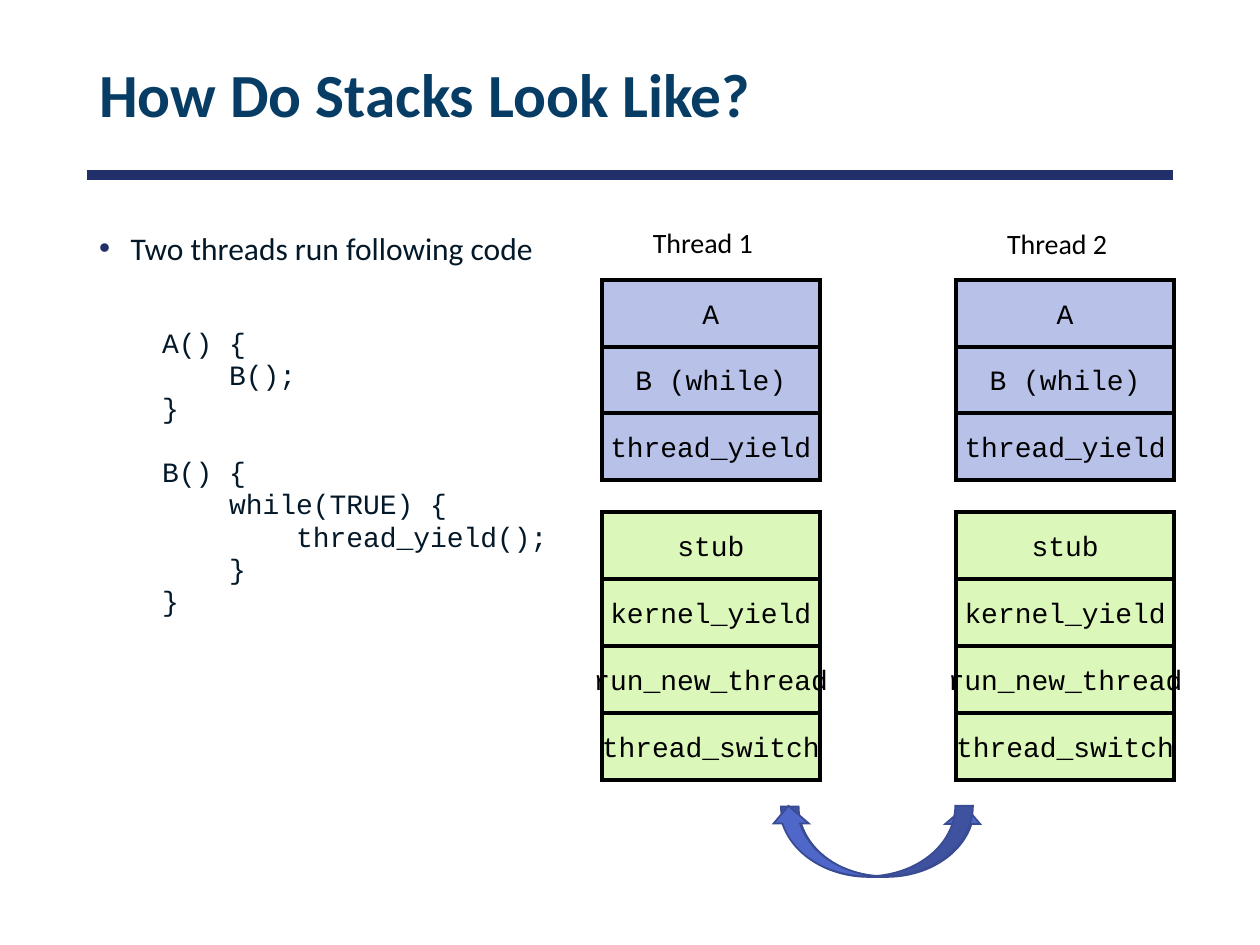
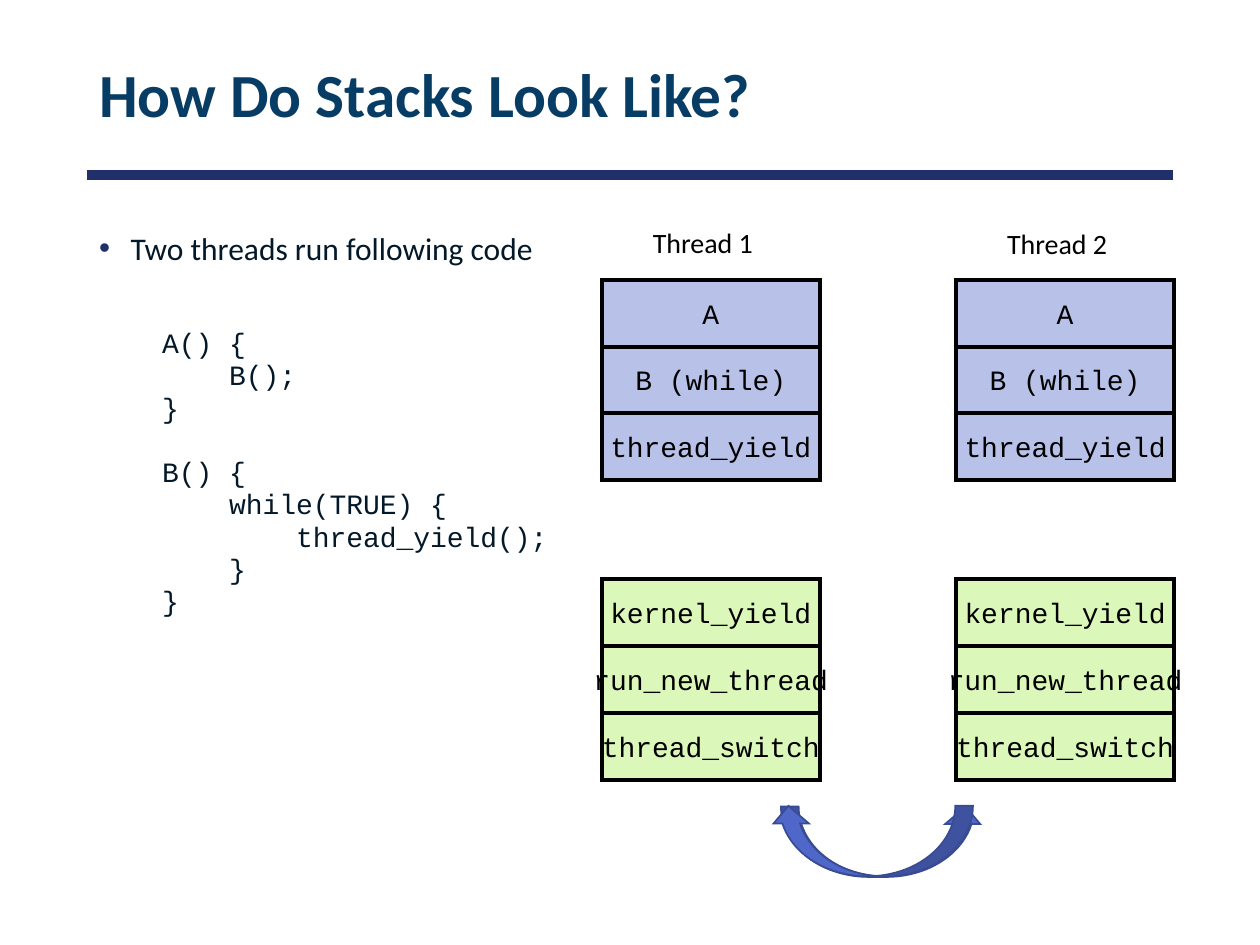
Before and after one commit to smajidzahedi/ECE350, a slide deck: slide 12 of Lectures/03-multithreaded.pptx (slide 11 before the commit). Drawn at 1260x945 pixels with LibreOffice and Linux fonts; fonts in the diff are those of the drawing. Boxes give left, top, right and bottom in pixels: in the first picture for what was removed or moved away, otherwise in the second. Text is boxed around its words. In the diff, an @@ line names an element or a change of style, - is before the commit and + after.

```diff
--- a/Lectures/03-multithreaded.pptx
+++ b/Lectures/03-multithreaded.pptx
@@ rectangle removed at (x1=602, y1=512, x2=820, y2=578) @@
-stub
@@ rectangle removed at (x1=956, y1=512, x2=1174, y2=578) @@
-stub
```
Also in this commit, not shown: 10 other slides changed, 5 slides added, 8 slides removed, 1 other file.
